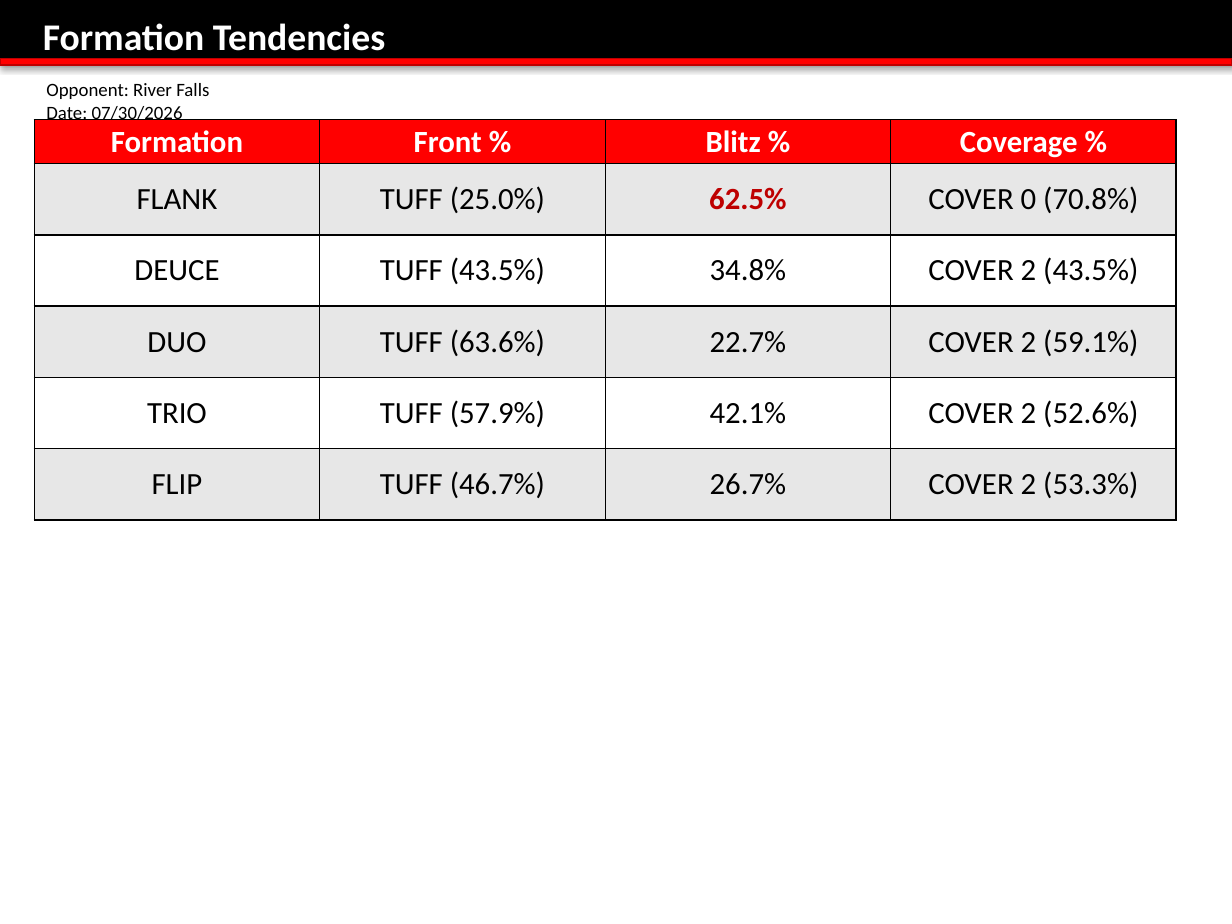
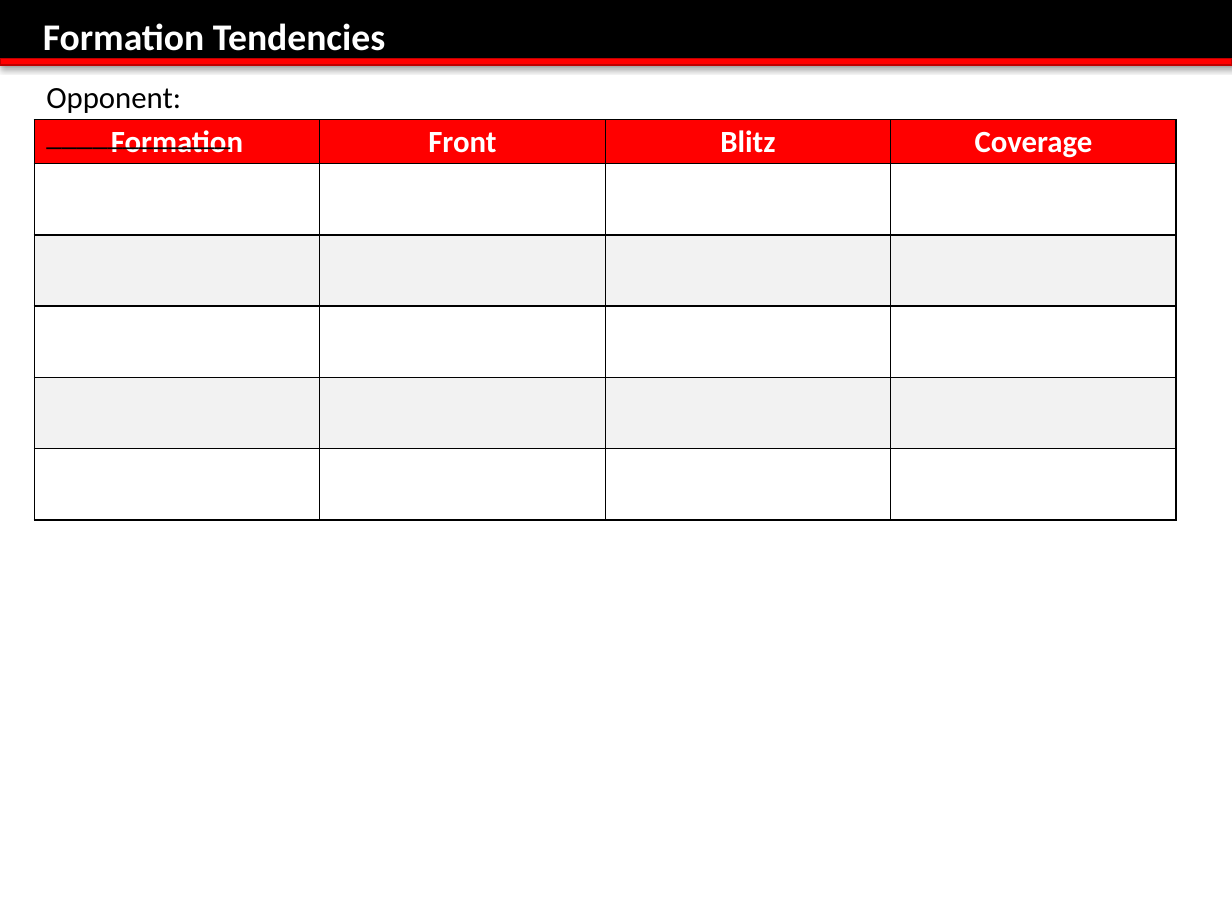
Before and after one commit to coacheigenberger/app-based-off-report, a slide deck: slide 6 of MASTER DEF Breakdown Template.pptx (slide 7 before the commit). Drawn at 1232x924 pixels with LibreOffice and Linux fonts; fonts in the diff are those of the drawing; background and template pictures are left out. Boxes give left, top, right and bottom in pixels: in the first picture for what was removed or moved away, otherwise in the second. Text is boxed around its words. In the diff, an @@ line names an element or a change of style, - is before the commit and + after.

```diff
--- a/MASTER DEF Breakdown Template.pptx
+++ b/MASTER DEF Breakdown Template.pptx
@@ text at (x1=46, y1=88, x2=181, y2=113): text changed; size 11 to 18 pt @@
-Opponent: River Falls Date: 07/30/2026
+Opponent: ____________
@@ table at (x1=34, y1=120, x2=1178, y2=520) @@
-row 1: Formation | Front % | Blitz % | Coverage %
+row 1: Formation | Front | Blitz | Coverage
-row 2: FLANK | TUFF (25.0%) | 62.5% | COVER 0 (70.8%)
+row 2:  |  |  | 
-row 3: DEUCE | TUFF (43.5%) | 34.8% | COVER 2 (43.5%)
+row 3:  |  |  | 
-row 4: DUO | TUFF (63.6%) | 22.7% | COVER 2 (59.1%)
+row 4:  |  |  | 
-row 5: TRIO | TUFF (57.9%) | 42.1% | COVER 2 (52.6%)
+row 5:  |  |  | 
-row 6: FLIP | TUFF (46.7%) | 26.7% | COVER 2 (53.3%)
+row 6:  |  |  | 
@@ fill #E7E7E7 to #FFFFFF in 12 cells @@
@@ fill #FFFFFF to #F2F2F2 in 8 cells @@
```
Also in this commit, not shown: 5 other slides changed, 1 slide removed, 2 other files.
